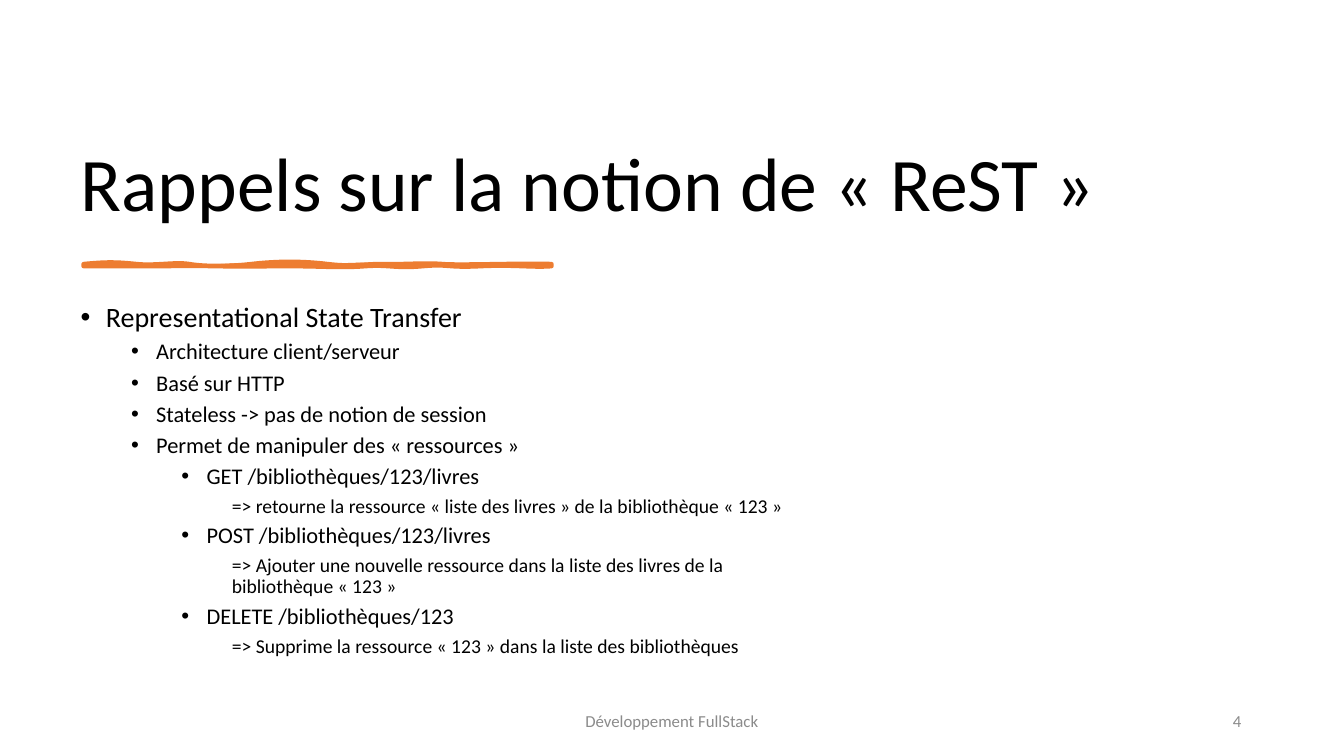
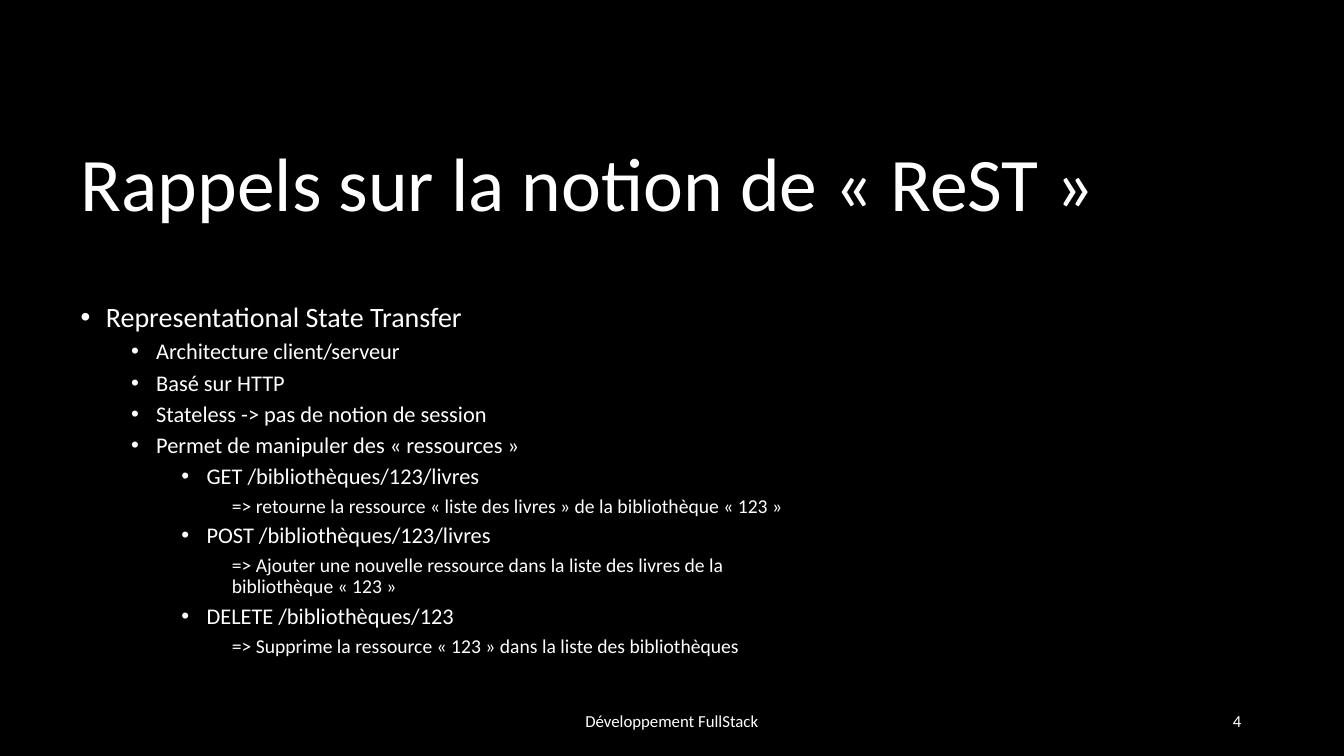
Before and after one commit to Juju-sail/5A, a slide deck: slide 4 of ProgrammationFullStack/Cours.pptx. Drawn at 1344x756 pixels with LibreOffice and Linux fonts; fonts in the diff are those of the drawing. Boxes give left, top, right and bottom in pixels: in the first picture for what was removed or moved away, otherwise in the second. Text is boxed around its words. In the diff, an @@ line names an element or a change of style, - is before the commit and + after.

```diff
--- a/ProgrammationFullStack/Cours.pptx
+++ b/ProgrammationFullStack/Cours.pptx
@@ background #FFFFFF to #000000 @@
@@ title "Rappels sur la notion de ..." at <box>81,158,1038,224</box>: text colour #000000 to #FFFFFF @@
@@ freeform shape removed at <box>84,264,552,266</box> @@
@@ text "Representational State Transfer" at <box>106,307,768,656</box>: text colour #000000 to #FFFFFF @@
@@ text "Développement FullStack" at <box>585,715,758,730</box>: text colour #8C8C8C to #FFFFFF @@
@@ page number at <box>1233,716,1241,727</box>: text colour #8C8C8C to #FFFFFF @@
```
Also in this commit, not shown: 102 other slides changed, 3 other files.
